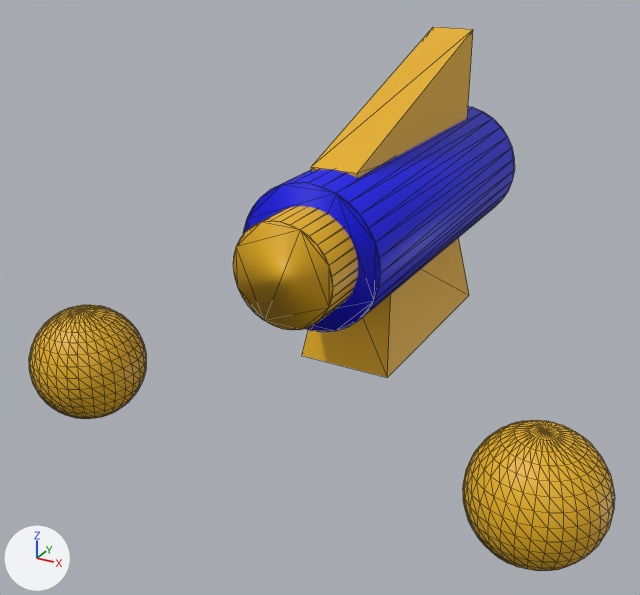
An edit to the glTF model assets/blender/export/CAT/CatWeapon.glb, drawn before and after from the same camera.
Camera for both pictures: a 50 mm camera at (1.56, -3.54, 2.82) aimed at (-0.15, -0.44, 1.27). Every picture has the same lights, and +X, +Y and +Z are marked at lower left. The older version comes first. Mesh edges are drawn as thin lines. Where no turn or scale is listed for an object, it has been applied to the vertices.

The older version as bpy lines, for what is in view:
```python
me_cylinder_001 = bpy.data.meshes.new('Cylinder.001')
me_cylinder_001.from_pydata(...)  # a 32-sided cylinder along y spanning x -0.3..0.3, y -0.8..0.8, z -0.3..0.3
me_cylinder_001.materials.append(mat_black_001)  # blue #0000e7
me_sphere_001 = bpy.data.meshes.new('Sphere.001')
me_sphere_001.from_pydata(...)  # a UV sphere (32 segments, 16 rings, poles along z) spanning x -0.25..0.25, y -0.25..0.25, z -0.25..0.25
me_sphere_001.materials.append(mat_yellow)  # yellow #e7b012
me_sphere_004 = bpy.data.meshes.new('Sphere.004')
me_sphere_004.from_pydata(...)  # a UV sphere (32 segments, 16 rings, poles along z) spanning x -0.25..0.25, y -0.25..0.25, z -0.25..0.25
me_sphere_004.materials.append(mat_yellow)  # yellow #e7b012
ob_cylinder_001 = bpy.data.objects.new('Cylinder.001', me_cylinder_001)
ob_cylinder_001.location = (0.0, 0.0, 1.6)
ob_sphere_001 = bpy.data.objects.new('Sphere.001', me_sphere_001)
ob_sphere_001.location = (-1.0, -1.0, 1.0)
ob_sphere_003 = bpy.data.objects.new('Sphere.003', me_sphere_004)
ob_sphere_003.location = (1.0, -1.0, 1.0)
# also in view: 'Cylinder.002' at (0.0, -0.2, 1.6); 'Cube.004' at (0.0, 0.0, 2.05); 'Cube.003' at (0.0, 0.0, 1.25)
```
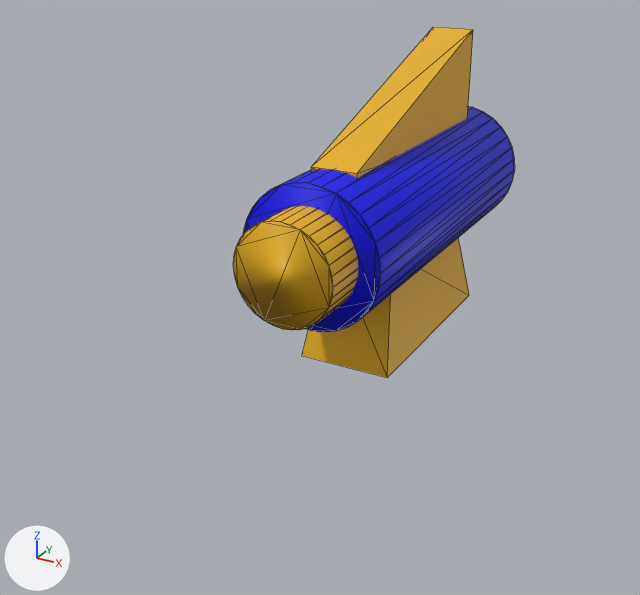
What the commit changed:
Object 'Sphere.001' (ob_sphere_001) is deleted.
Object 'Sphere.003' (ob_sphere_003) is deleted.

Pixel boxes (x1, y1, x2, y2) of what changed, in the pictures (640 x 595 px):
'Sphere.003', deleted (yellow): before (463, 420, 615, 571)
'Sphere.001', deleted (yellow): before (29, 305, 146, 419)
